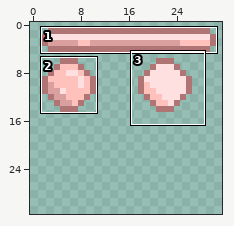
Pixel-art file, stored at art/ui.aseprite. The first picture is a wide view before the edit; the outline marks the close-up.
Close-up. The starting point:
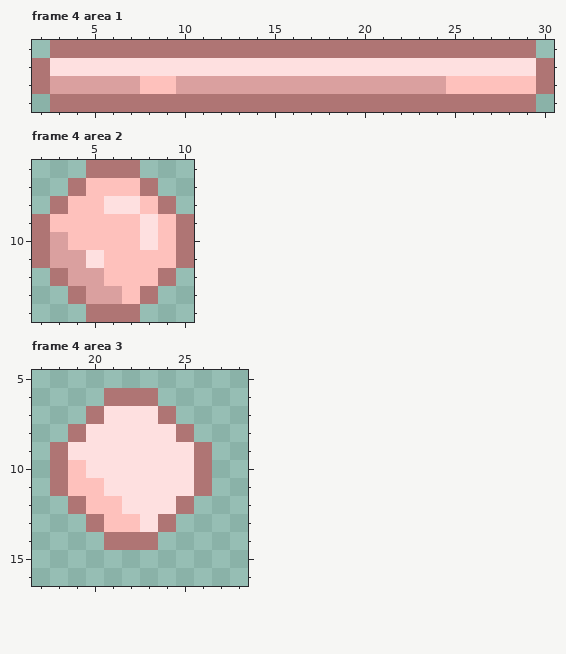
32x32 pixels, 4 frames. Shown: frame 4 area 1: x 2..30, y 1..4; frame 4 area 2: x 2..10, y 6..14; frame 4 area 3: x 17..28, y 5..16. The commit also changed other frames or places, which this record leaves out.
The result:
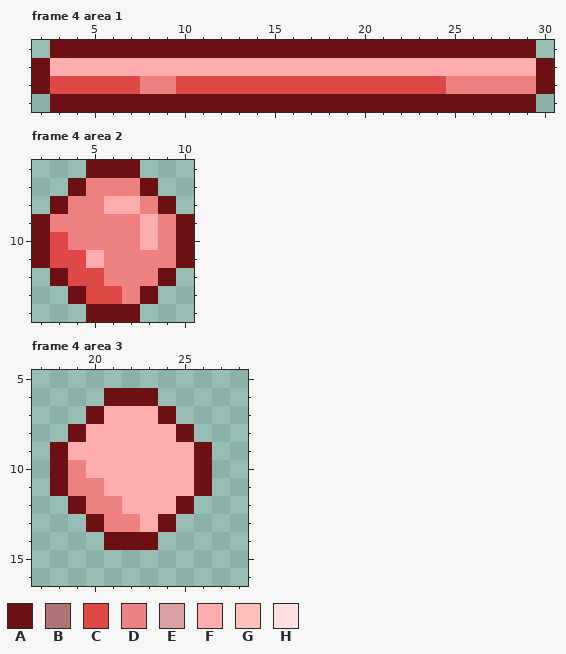
Palette (. is transparent): A #6d1115  B #af7574  C #de4847  D #ee8280  E #daa09f  F #ffadaf  G #fec1bc  H #fee0e0
The edit:
Changed rows in their new state; - is an unchanged pixel.
Frame 4 area 1:
first column x 2:
1 -AAAAAAAAAAAAAAAAAAAAAAAAAAA-
2 AFFFFFFFFFFFFFFFFFFFFFFFFFFFA
3 ACCCCCDDCCCCCCCCCCCCCCCDDDDDA
4 -AAAAAAAAAAAAAAAAAAAAAAAAAAA-
Frame 4 area 2:
first column x 2:
 6 ---AAA---
 7 --ADDDA--
 8 -ADDFFDA-
 9 ADDDDDFDA
10 ACDDDDFDA
11 ACCFDDDDA
12 -ACCDDDA-
13 --ACCDA--
14 ---AAA---
Frame 4 area 3:
first column x 18:
 6 ---AAA---
 7 --AFFFA--
 8 -AFFFFFA-
 9 AFFFFFFFA
10 ADFFFFFFA
11 ADDFFFFFA
12 -ADDFFFA-
13 --ADDFA--
14 ---AAA---
Boxes around the changes in both close-ups, in picture pixels (x1, y1, x2, y2):
changed: (32, 40, 554, 112)
changed: (32, 160, 194, 322)
changed: (50, 388, 212, 550)
